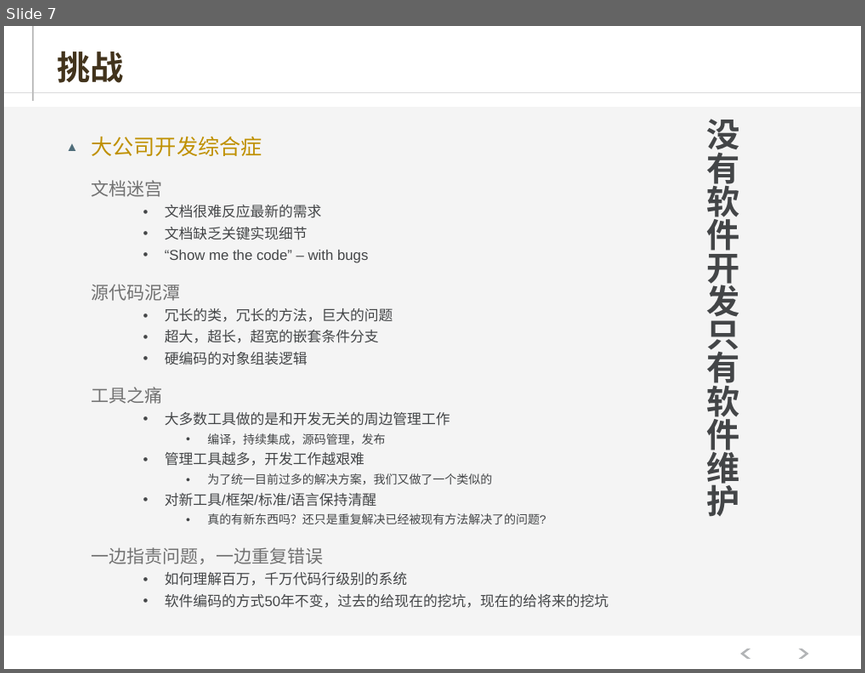
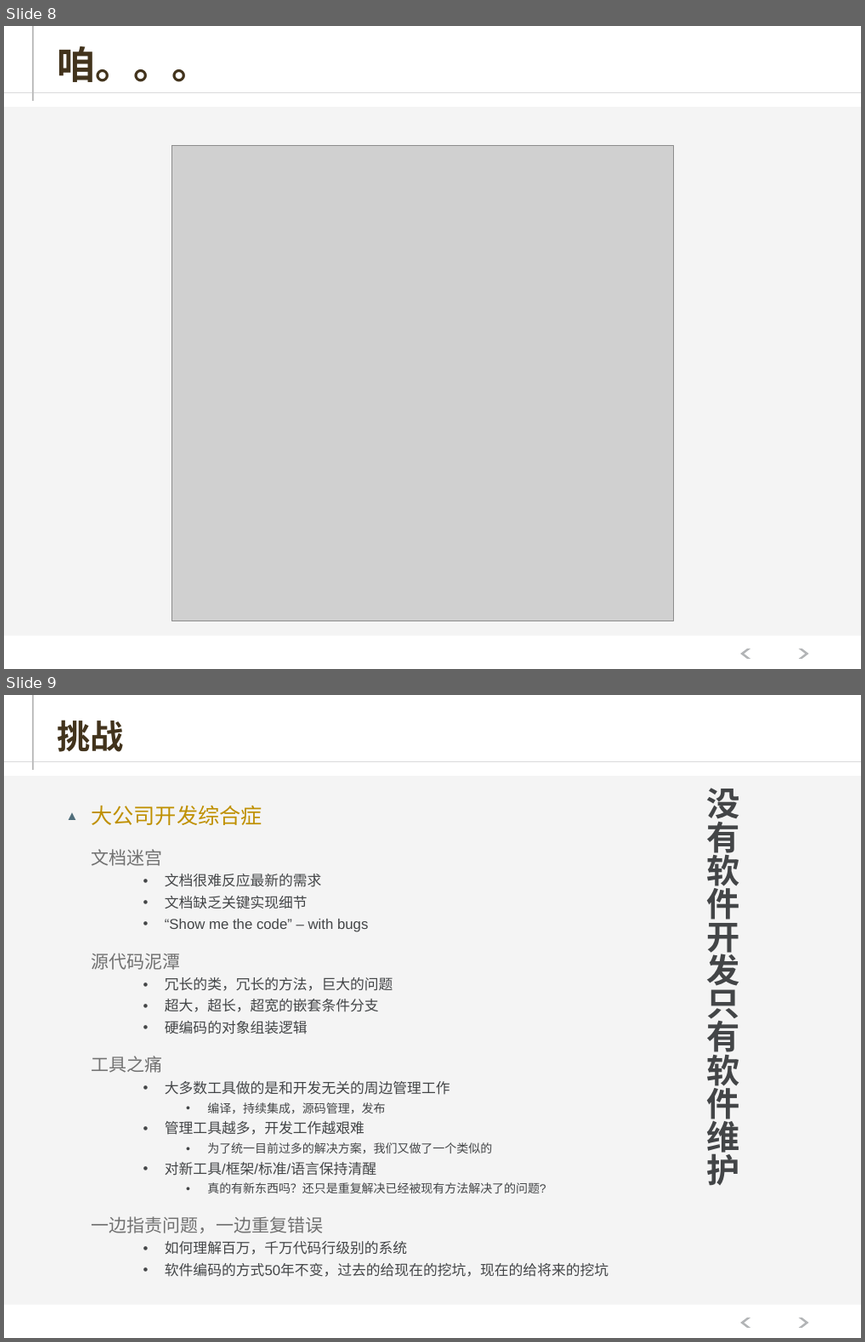
Before and after one commit to hejiehui/xross-tools-installer, a slide deck: doc/X-Series - 中文.pptx. Shown one above the other, each under a label of ours: slide 7 before the commit, slides 8 and 9 after it. The pictures are 865x673 and 865x1342 pixels, drawn with LibreOffice and Linux fonts; fonts in the diff are those of the drawing; grey boxes stand for pictures. Boxes give left, top, right and bottom in pixels: in the first picture for what was removed or moved away, otherwise in the second. Text is boxed around its words. In the diff, an @@ line names an element or a change of style, - is before the commit and + after.

```diff
--- a/doc/X-Series - 中文.pptx
+++ b/doc/X-Series - 中文.pptx
@@ slide 8 added at (4,26,861,669), background #FFFFFF; not listed: 5 template elements that a slide beside it also shows @@
@@ title added at (58,46,210,82), 32 pt, text #42331C, bold @@
+咱。。。
@@ picture added at (172,145,674,621) @@
@@ what was slide 7 is now slide 9 @@
```
Also in this commit, not shown: 2 other slides added, 1 slide removed, 1 other file.
